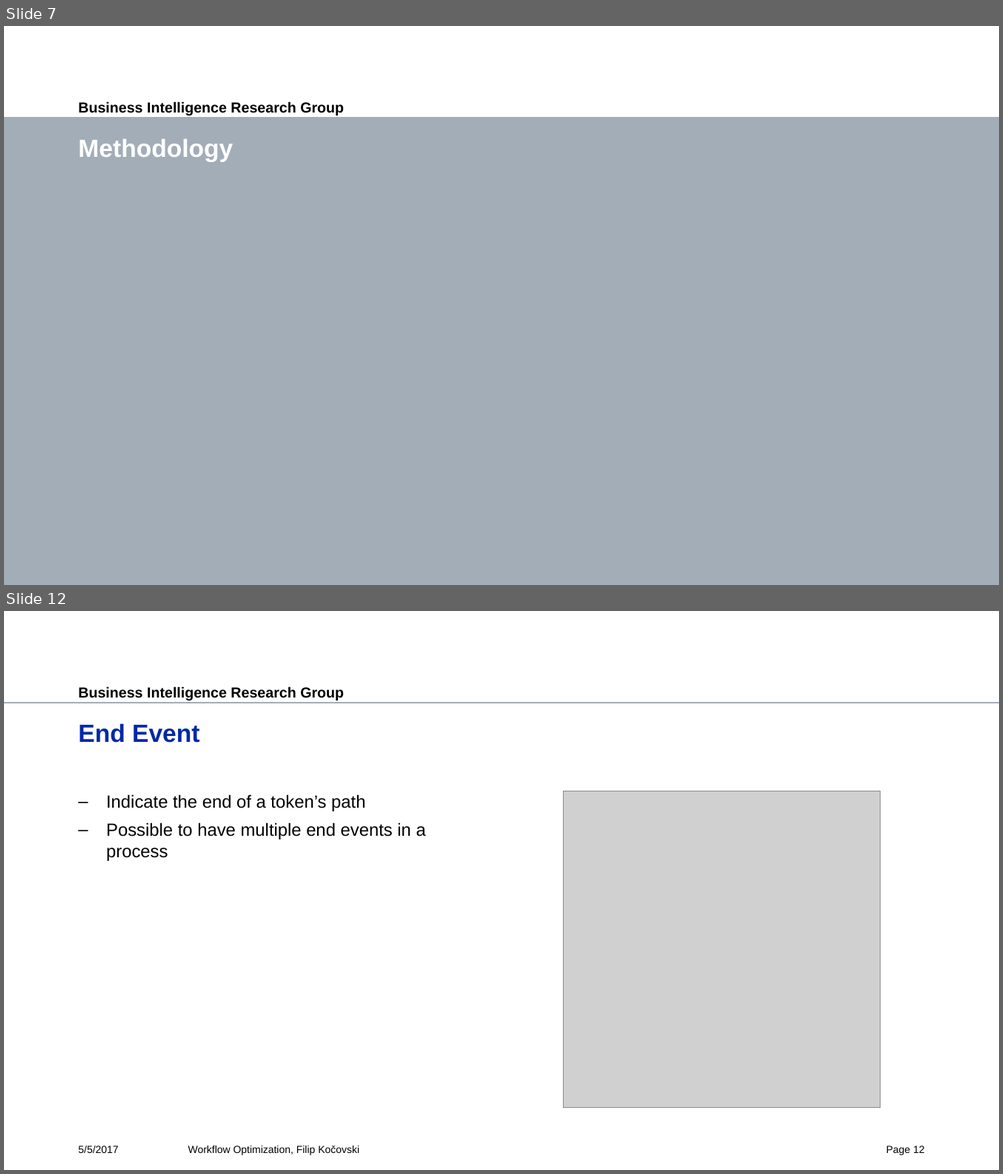
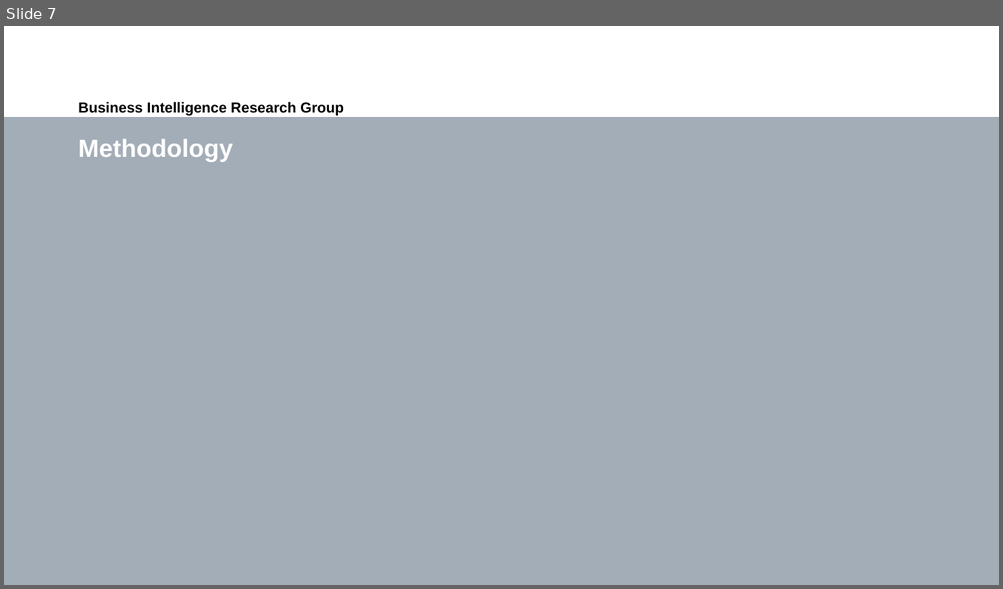
Before and after one commit to fkocovski/mt_presentation, a slide deck: Workflow Optimization.pptx. Shown one above the other, each under a label of ours: slides 7 and 12 before the commit, slide 7 after it; the slides between them are not shown. The pictures are 1003x1174 and 1003x589 pixels, drawn with LibreOffice and Linux fonts; fonts in the diff are those of the drawing; grey boxes stand for pictures; background and template pictures are left out. Boxes give left, top, right and bottom in pixels: in the first picture for what was removed or moved away, otherwise in the second. Text is boxed around its words. In the diff, an @@ line names an element or a change of style, - is before the commit and + after.

```diff
--- a/Workflow Optimization.pptx
+++ b/Workflow Optimization.pptx
@@ slide 12 removed at (4,611,999,1170), background #FFFFFF; not listed: 2 template elements that a slide beside it also shows @@
@@ title removed at (78,723,199,743) @@
-End Event
@@ text removed at (106,795,426,861) @@
-– Indicate the end of a token’s path
-– Possible to have multiple end events in a process
@@ picture removed at (563,791,880,1108) @@
@@ text removed at (78,1146,118,1153) @@
-5/5/2017
@@ text removed at (188,1146,359,1156) @@
-Workflow Optimization, Filip Kočovski
@@ page number removed at (886,1146,925,1156) @@
-Page 12
```
Also in this commit, not shown: 32 slides changed, 12 other slides removed.
